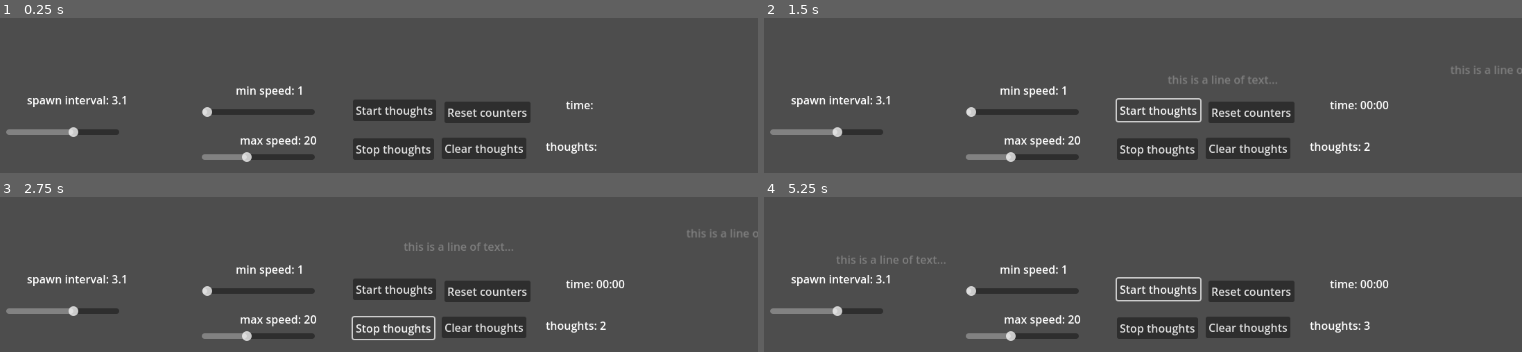
Above: before the commit, frames 1-4 (two rows, left to right).
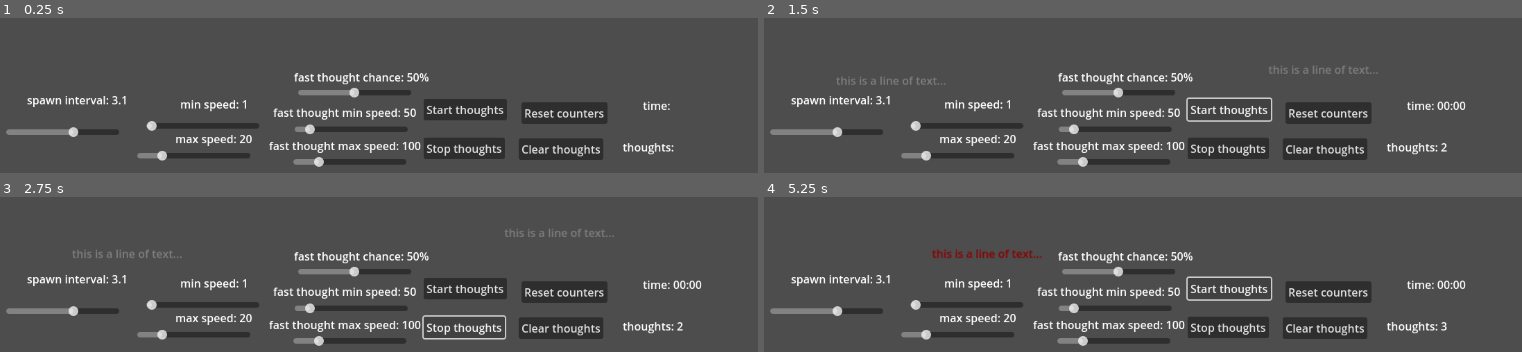
Above: after the commit, the same moments.

Repository: iscke/big-brainifier
Game: Godot game, scene res://main.tscn
The game is run twice, just before and just after one commit, with the same random seed, the same clock (stepped at 60 frames per second) and the same inputs.
Inputs:
- Up to frame 1 (0.25 s): no input
- Up to frame 2 (1.5 s): click "Start thoughts" at 0.5 s; click "Start thoughts" at 1.25 s
- Up to frame 3 (2.75 s): click "Stop thoughts" at 2 s
- Up to frame 4 (5.25 s): click "Clear thoughts" at 2.75 s; click "Stop thoughts" at 3.5 s; click "Clear thoughts" at 4.25 s; click "Start thoughts" at 5 s

The runs differ from the first frame. In frame 1, 12% of the frame differs, in the area x 18-89%, y 35-97%; in frame 2, 13%; in frame 3, 13%, in the area x 9-100%, y 20-97%; in frame 4, 13%.

Commit message:
fast thoughts!

Diff:
--- a/ThoughtSpawner.gd
+++ b/ThoughtSpawner.gd
@@ -3,10 +3,15 @@
 var THOUGHT := preload("res://thought.tscn")
 var rng := RandomNumberGenerator.new()
 
-func spawn(min_speed, max_speed):
+func spawn(min_speed, max_speed, fast_min, fast_max, fast_chance):
 	var thought := THOUGHT.instantiate()
-	thought.modulate = thought.modulate.darkened(0.5)
-	thought.speed = rng.randf_range(min_speed, max_speed)
+
+	if rng.randf() < fast_chance:
+		thought.speed = rng.randf_range(fast_min, fast_max)
+		thought.modulate = Color.DARK_RED
+	else:
+		thought.speed = rng.randf_range(min_speed, max_speed)
+		thought.modulate = thought.modulate.darkened(0.5)
 	thought.position.x = rng.randf_range(0.0, get_viewport_rect().size.x)
 	add_child(thought)
 
--- a/main.gd
+++ b/main.gd
@@ -2,6 +2,9 @@
 
 var min_speed : float
 var max_speed : float
+var fast_min : float
+var fast_max : float
+var fast_chance : float
 var spawn_interval : float
 
 var timer := 0
@@ -10,10 +13,16 @@
 func _ready():
 	$MinSpeed.value_changed.connect(update_min)
 	$MaxSpeed.value_changed.connect(update_max)
+	$FastMinSpeed.value_changed.connect(update_fast_min)
+	$FastMaxSpeed.value_changed.connect(update_fast_max)
+	$FastChance.value_changed.connect(update_fast_chance)
 	$SpawnInterval.value_changed.connect(update_spawn)
 	update_min(false)
 	update_max(false)
 	update_spawn(false)
+	update_fast_min(false)
+	update_fast_max(false)
+	update_fast_chance(false)
 
 	$StartButton.pressed.connect(start)
 	$StopButton.pressed.connect(stop)
@@ -25,7 +34,7 @@
 	$Clock.timeout.connect(clock)
 
 func spawn():
-	$ThoughtSpawner.spawn(min_speed, max_speed)
+	$ThoughtSpawner.spawn(min_speed, max_speed, fast_min, fast_max, fast_chance)
 	counter += 1
 	update_stats()
 
@@ -53,6 +62,18 @@
 	max_speed = $MaxSpeed.value
 	$MaxLabel.text = "max speed: " + str(max_speed)
 
+func update_fast_min(a):
+	fast_min = $FastMinSpeed.value
+	$FastMinLabel.text = "fast thought min speed: " + str(fast_min)
+
+func update_fast_max(a):
+	fast_max = $FastMaxSpeed.value
+	$FastMaxLabel.text = "fast thought max speed: " + str(fast_max)
+
+func update_fast_chance(a):
+	fast_chance = $FastChance.value
+	$FastChanceLabel.text = "fast thought chance: " + str(fast_chance*100) + "%"
+
 func update_spawn(a):
 	spawn_interval = $SpawnInterval.value
 	$Spawner.wait_time = spawn_interval
--- a/main.tscn
+++ b/main.tscn
@@ -10,35 +10,33 @@
 position = Vector2(0, 504)
 
 [node name="StartButton" type="Button" parent="."]
-offset_left = 568.0
-offset_top = 542.0
-offset_right = 688.0
-offset_bottom = 573.0
+offset_left = 670.0
+offset_top = 541.0
+offset_right = 790.0
+offset_bottom = 572.0
 text = "Start thoughts"
 
 [node name="StopButton" type="Button" parent="."]
-offset_left = 568.0
-offset_top = 598.0
-offset_right = 685.0
-offset_bottom = 629.0
+offset_left = 670.0
+offset_top = 597.0
+offset_right = 787.0
+offset_bottom = 628.0
 text = "Stop thoughts"
 
 [node name="MinSpeed" type="HSlider" parent="."]
-offset_left = 350.0
-offset_top = 552.0
-offset_right = 513.0
-offset_bottom = 568.0
+offset_left = 270.0
+offset_top = 572.0
+offset_right = 433.0
+offset_bottom = 588.0
 min_value = 1.0
-max_value = 50.0
 value = 1.0
 
 [node name="MaxSpeed" type="HSlider" parent="."]
-offset_left = 350.0
-offset_top = 617.0
-offset_right = 513.0
-offset_bottom = 633.0
+offset_left = 257.0
+offset_top = 615.0
+offset_right = 420.0
+offset_bottom = 631.0
 min_value = 1.0
-max_value = 50.0
 value = 20.0
 
 [node name="SpawnInterval" type="HSlider" parent="."]
@@ -52,38 +50,70 @@
 value = 3.1
 
 [node name="MinLabel" type="Label" parent="."]
-offset_left = 399.0
-offset_top = 517.0
-offset_right = 480.0
-offset_bottom = 540.0
+offset_left = 319.0
+offset_top = 537.0
+offset_right = 400.0
+offset_bottom = 560.0
 text = "min speed"
 
 [node name="MaxLabel" type="Label" parent="."]
-offset_left = 405.0
-offset_top = 589.0
-offset_right = 489.0
-offset_bottom = 612.0
+offset_left = 312.0
+offset_top = 587.0
+offset_right = 396.0
+offset_bottom = 610.0
 text = "max speed"
 
+[node name="FastMinSpeed" type="HSlider" parent="."]
+offset_left = 484.0
+offset_top = 577.0
+offset_right = 647.0
+offset_bottom = 593.0
+min_value = 1.0
+max_value = 500.0
+value = 50.0
+
+[node name="FastMaxSpeed" type="HSlider" parent="."]
+offset_left = 482.0
+offset_top = 624.0
+offset_right = 645.0
+offset_bottom = 640.0
+min_value = 1.0
+max_value = 500.0
+value = 100.0
+
+[node name="FastMinLabel" type="Label" parent="."]
+offset_left = 453.0
+offset_top = 549.0
+offset_right = 627.0
+offset_bottom = 572.0
+text = "fast though min speed"
+
+[node name="FastMaxLabel" type="Label" parent="."]
+offset_left = 447.0
+offset_top = 597.0
+offset_right = 630.0
+offset_bottom = 620.0
+text = "fast thought max speed"
+
 [node name="TimeLabel" type="Label" parent="."]
-offset_left = 875.0
-offset_top = 538.0
-offset_right = 922.0
-offset_bottom = 561.0
+offset_left = 986.0
+offset_top = 539.0
+offset_right = 1033.0
+offset_bottom = 562.0
 text = "time:"
 
 [node name="ThoughtsLabel" type="Label" parent="."]
-offset_left = 846.0
-offset_top = 598.0
-offset_right = 920.0
-offset_bottom = 621.0
+offset_left = 957.0
+offset_top = 599.0
+offset_right = 1031.0
+offset_bottom = 622.0
 text = "thoughts:"
 
 [node name="ResetButton" type="Button" parent="."]
-offset_left = 700.0
-offset_top = 545.0
-offset_right = 824.0
-offset_bottom = 576.0
+offset_left = 811.0
+offset_top = 546.0
+offset_right = 935.0
+offset_bottom = 577.0
 text = "Reset counters"
 
 [node name="SpawnLabel" type="Label" parent="."]
@@ -98,8 +128,24 @@
 [node name="Spawner" type="Timer" parent="."]
 
 [node name="ClearButton" type="Button" parent="."]
-offset_left = 696.0
-offset_top = 597.0
-offset_right = 818.0
-offset_bottom = 628.0
+offset_left = 807.0
+offset_top = 598.0
+offset_right = 929.0
+offset_bottom = 629.0
 text = "Clear thoughts"
+
+[node name="FastChance" type="HSlider" parent="."]
+offset_left = 489.0
+offset_top = 524.0
+offset_right = 652.0
+offset_bottom = 540.0
+max_value = 1.0
+step = 0.01
+value = 0.5
+
+[node name="FastChanceLabel" type="Label" parent="."]
+offset_left = 483.0
+offset_top = 498.0
+offset_right = 564.0
+offset_bottom = 521.0
+text = "fast thought chance"
